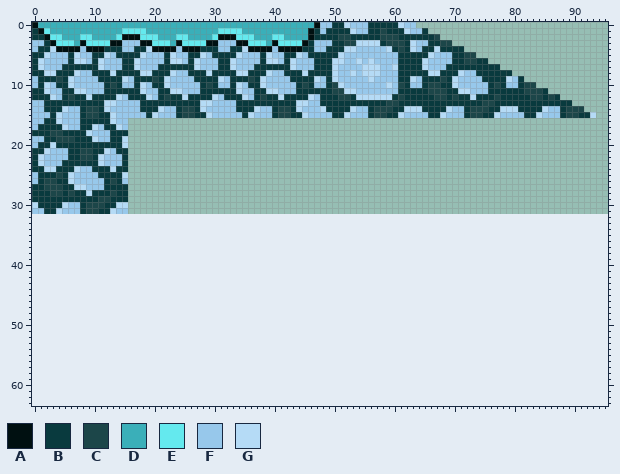
Edited in one commit: sprite sheet (assets/sprites/backround/blue_planet.png). Above is the file before it was changed.
The file is 96x32 pixels. Colours within 5 levels of each other are drawn and written as one. The old version is drawn lined up with the new one, on the new canvas.
Palette (. is transparent): A #001011  B #093a3e  C #1c4649  D #3aafb9  E #64e9ee  F #97c8eb  G #b5dbf6
Pixels before (only the part around the change), first column x 0:
 8 BBGGBBBGFFBBBGBBBBGGBBBGFFBBBGBBBBGGBBBGFFBBBGBBBBGFFGFGGGFFFBBBBBGGBBBGFFBBBBBB................
 9 FBBBCBGFFFFBBBBGFBBBCBGFFFFBBBBGFBBBCBGFFFFBBBBGFBGFFFFFGFFFFBBGFBBBCBGFFFFBBBBGFB..............
10 FBGFBBGFFFFFBCBFFBGFBBGFFFFFBCBFFBGFBBGFFFFFBCBFFBCGFFFFFFFGFCBFFBCCBBGFFFFFBCBFFBCC............
11 BBGFFBBGGFFFBBBBBBGFFBBGGFFFBBBBBBGFFBBGGFFFBBBBBBCCGGFFFFFFFBBBBBCCCBBGGFFFBBBBBBCCCB..........
12 BBBGFBCBBGBBBBGFBBBGFBCBBGBBBBGFBBBGFBCBBGBBBBGFBBBCCBGGGGGGBCBBBBBCCBCBBGBBBCBBBBBCCBCB........
13 FFBBBBBBBBBBGGFFFFBBBBBBBBBBGGFFFFBBBBBBBBBBGGFFBBBBBBBBBBBCCBBBBBBBBBBBBBBCCBBBBBBBBBBBBB......
14 FFBBBGFFBCCBGFFFFFBBBGFFBCCBGFFFFFBBBGFFBCCBGFFFGBBBBGFFBCCCBBGGGBBBBGFFBCCCBBGGGBBBBGFFBCCC....
15 FFFBGFFFBCCBBGFFFFFBGFFFBCCBBGFFFFFBGFFFBCCBBGFFFFBBGFFFBCCBBGFFFFBBGFFFBCCBBGFFFFBBGFFFBCCBBG..
16 FFBBGFFFBBBBBGFF................................................................................
17 FBBBBGFFBBGFBBGF................................................................................
18 BBBCCBBBBGFFFBBB................................................................................
19 FFBBCCCBBBGFFBBG................................................................................
20 FBBGBBBBBBBBBBBG................................................................................
21 BBGFFFBBCCBBGFBB................................................................................
22 BGFFFFBBCCBGFFFB................................................................................
23 BGFFFBBBBBBGFFFB................................................................................
24 BBGGBBBGFFBBBGBB................................................................................
25 FBBBCBGFFFFBBBBG................................................................................
26 FBCCBBGFFFFFBCBF................................................................................
27 BBCCCBBGGFFFBBBB................................................................................
28 BBBCCBCBBGBBBCBB................................................................................
29 BBBBBBBBBBBCCBBB................................................................................
30 GBBBBGFFBCCCBBGG................................................................................
31 FFBBGFFFBCCBBGFF................................................................................
32 ................................................................................................
33 ................................................................................................
34 ................................................................................................
35 ................................................................................................
36 ................................................................................................
37 ................................................................................................
38 ................................................................................................
39 ................................................................................................
40 ................................................................................................
41 ................................................................................................
42 ................................................................................................
43 ................................................................................................
44 ................................................................................................
45 ................................................................................................
46 ................................................................................................
47 ................................................................................................
48 ................................................................................................
49 ................................................................................................
50 ................................................................................................
51 ................................................................................................
52 ................................................................................................
And afterwards:
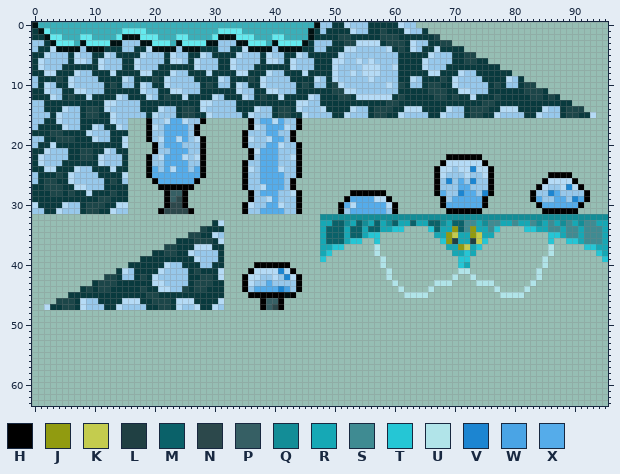
Colours new in this view: H #000000  J #919b10  K #c4cc4e  L #204043  M #0a6169  N #2c484b  P #365f64  Q #138d97  R #16a8b5  S #3f8b92  T #25c6d5  U #b1e4e9  V #1c85d1  W #4aa4e5  X #55acea
Change:
canvas 96x32 -> 96x64
y 16: x 19..28 .......... -> HFFGXXGFFH; x 36..44 ......... -> HFXXGXFFH
y 17: x 19..27 ......... -> HGFXXXXFH; x 36..44 ......... -> HGFXXXGFH
y 18: x 19..27 ......... -> HFFXXXXFH; x 35..43 ......... -> HFFFXXFFH
y 19: x 19..28 .......... -> HFGXXGXFGH; x 35..43 ......... -> HGFFGXXFH
y 20: x 20..28 ......... -> HFXXXFFFH; x 35..44 .......... -> HFFFXXGFFH
y 21: x 20..28 ......... -> HFFXXXFFH; x 36..44 ......... -> HGXXXFFFH
y 22: x 19..28 .......... -> HFGXXXGFGH; x 36..44 ......... -> HFXXXFFGH; x 69..74 ...... -> HHHHHH
y 23: x 19..28 .......... -> HFFXXXXFFH; x 35..44 .......... -> HFFXXXFFFH; x 68..75 ........ -> HGGGGGGH
y 24: x 19..28 .......... -> HXFXGXXFXH; x 35..44 .......... -> HGFXXXGFFH; x 67..76 .......... -> HGGFGGVGGH
y 25: x 19..28 .......... -> HXXXXXXXXH; x 35..44 .......... -> HFFXXXXFFH; x 67..76 .......... -> HGFFFGFFGH; x 86..89 .... -> HHHH
y 26: x 20..27 ........ -> HXXXXXXH; x 35..43 ......... -> HFFXXXXFH; x 67..76 .......... -> HFVFXFVFFH; x 85..90 ...... -> HGGGGH
y 27: x 21..26 ...... -> HHHHHH; x 35..43 ......... -> HFFGXXXFH; x 67..76 .......... -> HFFFXXFFFH; x 84..91 ........ -> HGFFGVGH
y 28: x 22..25 .... -> HPPH; x 36..44 ......... -> HFXXXFFGH; x 53..58 ...... -> HHHHHH; x 67..76 .......... -> HXFFVXXFVH; x 83..92 .......... -> HFFVXFFFFH
y 29: x 22..25 .... -> HPNH; x 36..44 ......... -> HFFGXFFFH; x 52..59 ........ -> HXXXXGGH; x 68..75 ........ -> HFXXXXXH; x 83..92 .......... -> HXFFXXFVXH
y 30: x 22..25 .... -> HNNH; x 35..44 .......... -> HGFFXXGFFH; x 51..60 .......... -> HXGXXXXXGH; x 68..75 ........ -> HXXXXXXH; x 84..91 ........ -> HXXXXXXH
y 31: x 21..26 ...... -> HNNNNH; x 35..44 .......... -> HFFXXXXFFH; x 51..60 .......... -> HFXXXXXXFH; x 69..74 ...... -> HHHHHH; x 85..90 ...... -> HHHHHH
y 32: x 48..95 ................................................ -> QQQQQQQQQQQQQQQQQQQQQQQQQQQQQQQQQQQQQQQQQQQQQQQQ
y 33: x 30..31 .. -> BG; x 48..95 ................................................ -> RRMMQRMQRMRQMRRMRRMMQRMMSSRQSSRRSRRSQRSRQSRQSSRR
y 34: x 28..31 .... -> CBBB; x 48..61 .............. -> RMMMRMMRMMRRTT; x 66..77 ............ -> TMRRJMSJRRST; x 82..95 .............. -> TTRRSSRSSRSSSR
y 35: x 26..31 ...... -> CCBBGF; x 48..57 .......... -> RMMMRMMRTT; x 67..76 .......... -> RRJKRRJKRR; x 86..95 .......... -> TTRSSRSSSR
y 36: x 24..31 ........ -> BBBCCCBG; x 48..54 ....... -> RMMMRTT; x 57 . -> T; x 68..75 ........ -> TJLRRLKT; x 86 . -> T; x 89..95 ....... -> TTRSSSR
y 37: x 22..31 .......... -> CCBBBGGGBB; x 48..51 .... -> RRTT; x 57 . -> U; x 69..74 ...... -> RRJKRT; x 86 . -> U; x 92..95 .... -> TTRR
y 38: x 20..31 ............ -> BBCCBBGFFFFB; x 48..49 .. -> RT; x 57 . -> U; x 70..73 .... -> RRTR; x 86 . -> U; x 94..95 .. -> TR
y 39: x 18..31 .............. -> BBBBBBBBBGFFFB; x 48 . -> T; x 58 . -> U; x 71..72 .. -> TT; x 85 . -> U; x 95 . -> T
y 40: x 16..31 ................ -> BBBBBBGFFBBBFFBB; x 37..42 ...... -> HHHHHH; x 58 . -> U; x 71..72 .. -> TR; x 85 . -> U
y 41: x 14..31 .................. -> BGFBBBBGFFFFBCBBBG; x 36..43 ........ -> HGGGGVGH; x 59 . -> U; x 71..72 .. -> UU; x 84 . -> U
y 42: x 12..31 .................... -> CCBFFBCBGFFFFFBBCCBG; x 35..44 .......... -> HGGFFGFVGH; x 59 . -> U; x 70 . -> U; x 73 . -> U; x 84 . -> U
y 43: x 10..31 ...................... -> BCCCBBBBBBGGFFFFBCCCBB; x 35..44 .......... -> HGFFXFFFFH; x 60 . -> U; x 67..69 ... -> UUU; x 74..76 ... -> UUU; x 83 . -> U
y 44: x 8..31 ........................ -> BCBCCBBBBBCBBGGFFCBCCBBB; x 35..44 .......... -> HFXXXXVWFH; x 61 . -> U; x 66 . -> U; x 77 . -> U; x 82 . -> U
y 45: x 6..31 .......................... -> BBBBBBBBBBBBBCCBBBBBBBBBBB; x 36..43 ........ -> HHHHHHAH; x 62..65 .... -> UUUU; x 78..81 .... -> UUUU
y 46: x 4..31 ............................ -> CCCBGFFBBBBGGGBBCCCBGGGBBBBG; x 38..41 .... -> HPPH
y 47: x 2..31 .............................. -> GBBCCBGFFFBBGFFFFBBCCBGFFGBBGF; x 38..41 .... -> HPNH
Changed places in both pictures, as pixel boxes (x1, y1, x2, y2):
added: (44, 118, 302, 310)
added: (320, 154, 608, 298)
